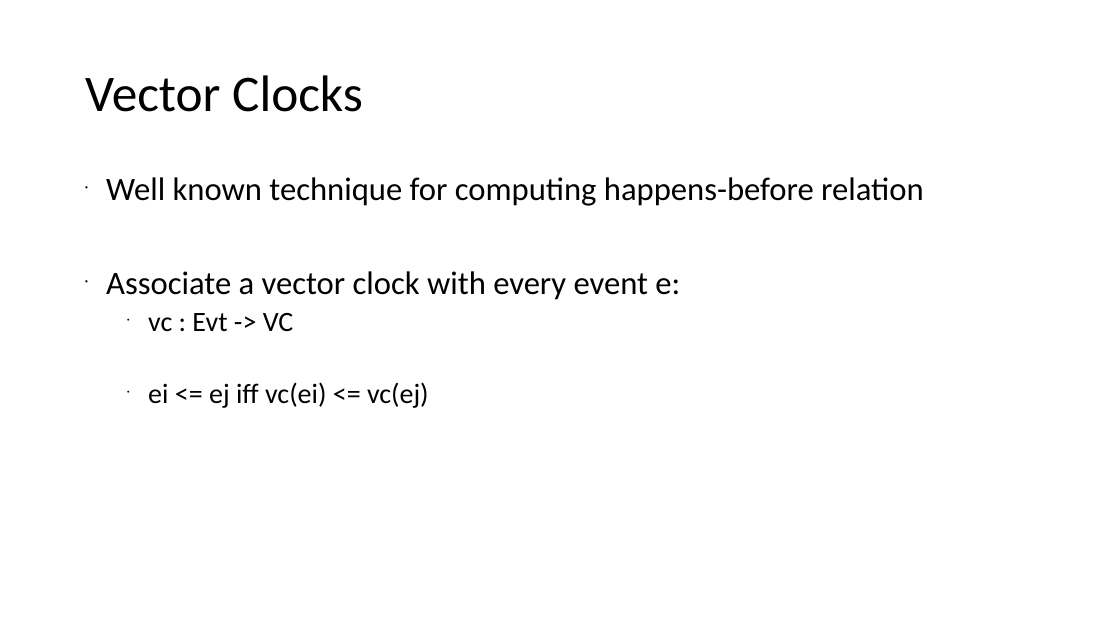
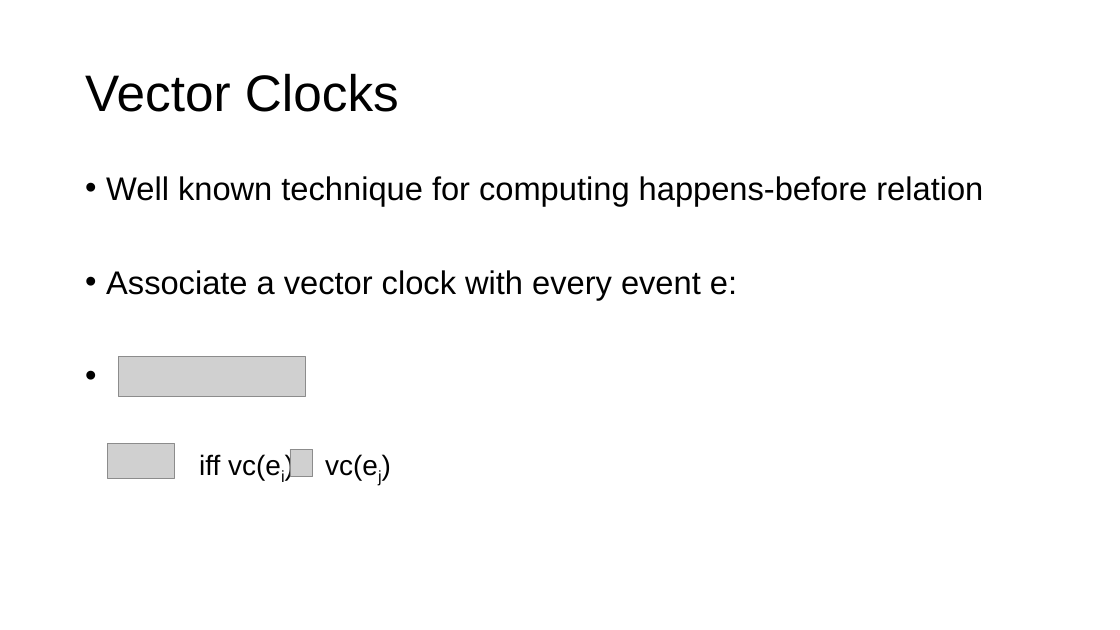
Before and after one commit to xiaohe27/Tasks, a slide deck: slide 13 of Slides/qual-presentation.ppt (slide 14 before the commit). Drawn at 1120x630 pixels with LibreOffice and Linux fonts; fonts in the diff are those of the drawing; grey boxes stand for pictures. Boxes give left, top, right and bottom in pixels: in the first picture for what was removed or moved away, otherwise in the second. Text is boxed around its words. In the diff, an @@ line names an element or a change of style, - is before the commit and + after.

```diff
--- a/Slides/qual-presentation.ppt
+++ b/Slides/qual-presentation.ppt
@@ title "Vector Clocks" at (85, 73, 399, 112): font Calibri to Arial @@
@@ text at (106, 176, 983, 300): font Calibri to Arial in "Well known technique for computing happens-before relation", "Associate a vector clock with every event ..." @@
@@ picture added at (118, 357, 306, 396) @@
@@ picture added at (107, 442, 175, 478) @@
@@ picture added at (290, 449, 312, 477) @@
@@ text at (199, 454, 378, 480): text changed; font Calibri to Arial @@
-  • vc : Evt -> VC
-  • ei <= ej iff vc(ei) <= vc(ej)
+  • iff vc(ei) vc(ej)
```
Also in this commit, not shown: 14 other slides changed, 4 slides added, 3 slides removed, 2 other files.
